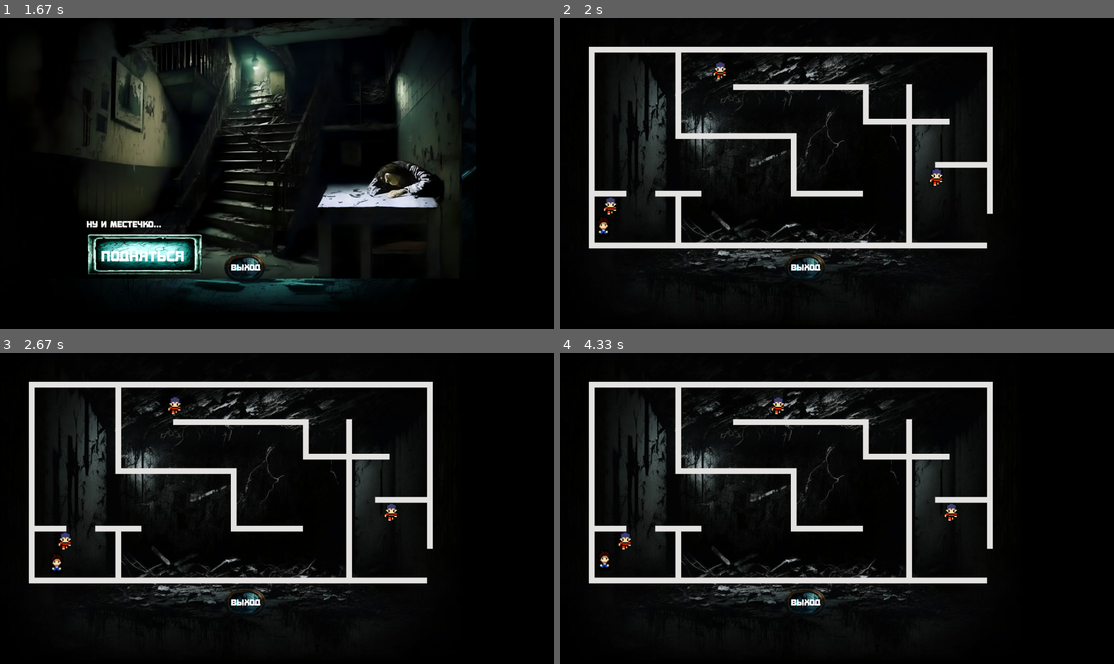
Above: before the commit, frames 1-4 (two rows, left to right).
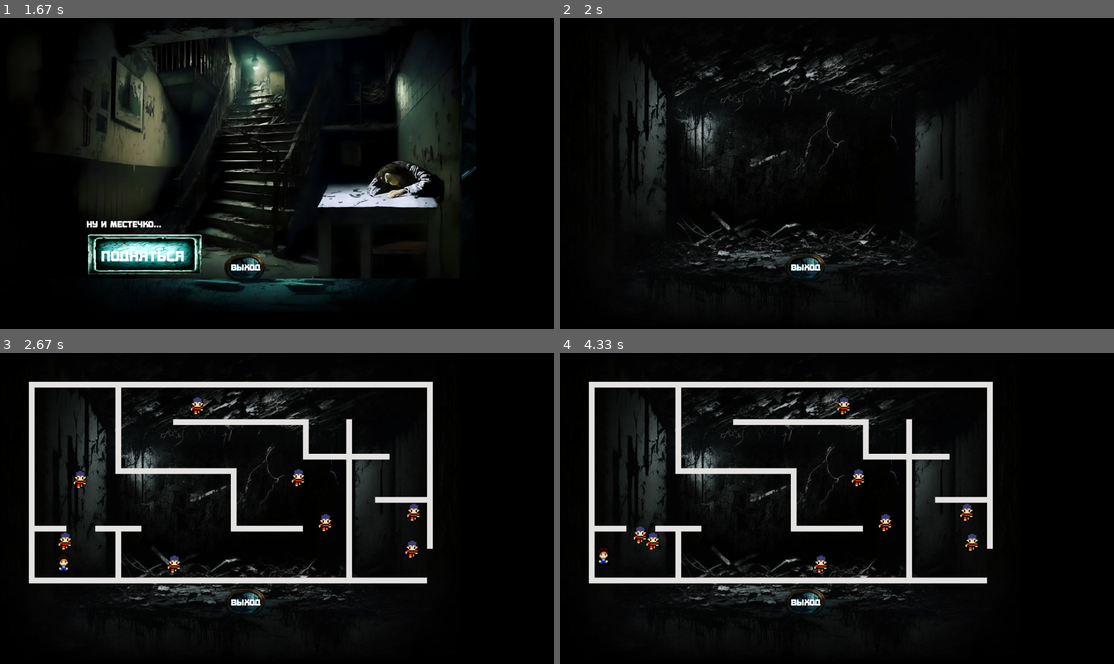
Above: after the commit, the same moments.

Repository: pryfmse/pygame_project
Game: pygame game, started from main.py
The game is run twice, just before and just after one commit, with the same random seed, the same clock (stepped at 60 frames per second) and the same inputs.
Inputs:
- Up to frame 1 (1.67 s): hold Right 0.33-0.8 s; click "общежитие" at 1.1 s; click "Подняться" at 1.65 s
- Up to frame 2 (2 s): hold Up from 1.93 s (still down)
- Up to frame 3 (2.67 s): release Up at 2.23 s; hold Right from 2.27 s (still down)
- Up to frame 4 (4.33 s): release Right at 2.73 s; hold Left 2.77-3.3 s; hold Down 3.33-3.63 s; hold Up from 4.1 s (still down)

Frame 1 is identical in both runs. In frame 2, 8.0% of the frame differs, in the area x 5-79%, y 9-75%; in frame 3, 0.8%; in frame 4, 1.0%.

Commit message:
реализовано корректное движение всех врагов

Diff:
--- a/game_lab.py
+++ b/game_lab.py
@@ -53,7 +53,7 @@
 
 
 class Enemy(pygame.sprite.Sprite):
-    def __init__(self, x, y, walk, img='level_1/game_lab/enemies1_идетпередом.png'):
+    def __init__(self, x, y, walk, a, orien, img='level_1/game_lab/enemies1_идетпередом.png'):
         super().__init__()
 
         self.image = pygame.image.load(img).convert_alpha()
@@ -62,17 +62,31 @@
         self.rect.y = y
         self.x = x
         self.y = y
+        self.speed = a
+        self.orien = orien
 
-        self.start = x
-        self.stop = x + walk
-        self.direction = 1
+        if orien == 'gor':
+            self.start = x
+            self.stop = x + walk
+            self.direction = 1
+        else:
+            self.start = y
+            self.stop = y + walk
+            self.direction = 1
 
     def update(self):
-        if self.rect.x > self.stop:
-            self.direction = -1
-        elif self.rect.x < self.start:
-            self.direction = 1
-        self.rect.x += self.direction * 3
+        if self.orien == 'gor':
+            if self.rect.x > self.stop:
+                self.direction = -1
+            elif self.rect.x < self.start:
+                self.direction = 1
+            self.rect.x += self.direction * self.speed
+        else:
+            if self.rect.y > self.stop:
+                self.direction = -1
+            elif self.rect.y < self.start:
+                self.direction = 1
+            self.rect.y += self.direction * self.speed
 
 
 pygame.init()
--- a/level_1.py
+++ b/level_1.py
@@ -111,12 +111,13 @@
             all_sprites_list.add(wall)
 
         enemies_list = pygame.sprite.Group()
-        enemies_coord = [[120, 620, 150], [500, 150, 850], [1250, 520, 150]]
+        enemies_coord = [[120, 620, 200, 3, 'gor'], [500, 150, 850, 6, 'gor'], [1250, 520, 150, 6, 'gor'],
+                         [850, 400, 300, 6, 'gor'], [420, 700, 700, 6, 'gor'], [250, 250, 400, 6, 'vert'],
+                         [1100, 400, 300, 6, 'vert'], [1400, 600, 100, 6, 'vert']]
         for coord in enemies_coord:
-            enemy = Enemy(coord[0], coord[1], coord[2])
+            enemy = Enemy(coord[0], coord[1], coord[2], coord[3], coord[4])
             enemies_list.add(enemy)
             all_sprites_list.add(enemy)
-            print(enemy.rect.x, enemy.rect.y)
 
         player = Player(100, 690)
         player.walls = wall_list
@@ -124,20 +125,19 @@
         player.enemies = enemies_list
 
         while win:
-            clock.tick(30)
             for event in pygame.event.get():
                 if event.type == pygame.QUIT:
                     win = False
 
                 if event.type == pygame.KEYDOWN:
                     if event.key == pygame.K_LEFT:
-                        player.change_x = -3
+                        player.change_x = -5
                     if event.key == pygame.K_RIGHT:
-                        player.change_x = 3
+                        player.change_x = 5
                     if event.key == pygame.K_UP:
-                        player.change_y = -3
+                        player.change_y = -5
                     if event.key == pygame.K_DOWN:
-                        player.change_y = 3
+                        player.change_y = 5
                 if event.type == pygame.KEYUP:
                     if event.key == pygame.K_LEFT:
                         player.change_x = 0
